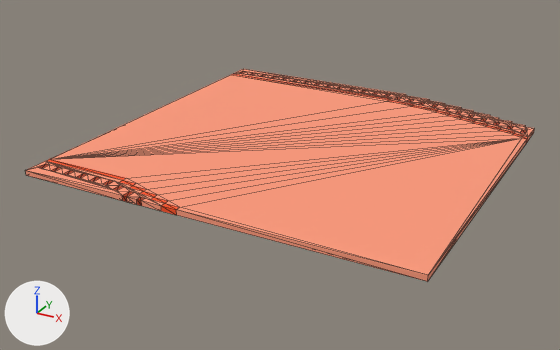
What one commit did to the OBJ model Game Dev 2/Assets/Models/Tracks/90_Large/Lava Zone/90_Large-0.obj.
Both versions are drawn from a 50 mm lens placed at (63.9, -127.5, 56.0), pointed at (-3.5, -4.8, -5.3). The axes (+X, +Y, +Z) are drawn at lower left. The lights are the same throughout. Mesh edges are drawn as thin lines. Where no turn or scale is listed for an object, it has been applied to the vertices. Vertices at the same position are counted once.

Before the edit, the objects in view are built like this:
```python
me_90_large_0 = bpy.data.meshes.new('90_Large-0')
me_90_large_0.from_pydata(...)  # 422 vertices, 840 faces; spans x -37.5..37.5, y -37.5..37.5, z 0.0..1.0
me_90_large_0.materials.append(mat_palette)  # picture img_90_large_0_png
ob_90_large_0 = bpy.data.objects.new('90_Large-0', me_90_large_0)
ob_90_large_0.location = (0.0, 0.0, 0.0)
```
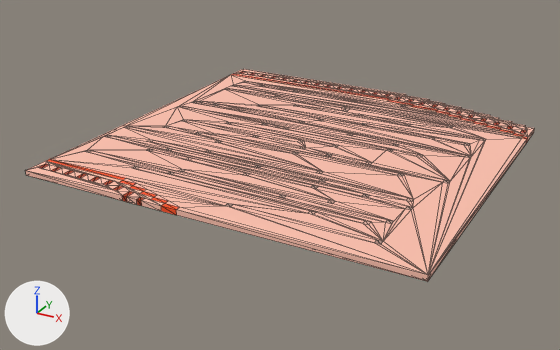
The change, as a list of edits to the scene's bpy script:
```text
Change me_90_large_0:
    used by ob_90_large_0; location = (0.0, 0.0, 0.0)
    remove me_90_large_0.from_pydata(...)  # 422 vertices, 840 faces; spans x -37.5..37.5, y -37.5..37.5, z 0.0..1.0
    add me_90_large_0.from_pydata(...)  # 1010 vertices, 2016 faces; spans x -37.5..37.5, y -37.5..37.5, z 0.0..1.0
    me_90_large_0 part 1: 588 vertices added at x -36.5..30.5, y -32.5..29.5, z 0.0..1.0
```

Pixel boxes (x1, y1, x2, y2) of what changed, in the pictures (560 x 350 px):
part 1 of me_90_large_0, added (beige)
    after: (51, 75, 521, 275)
